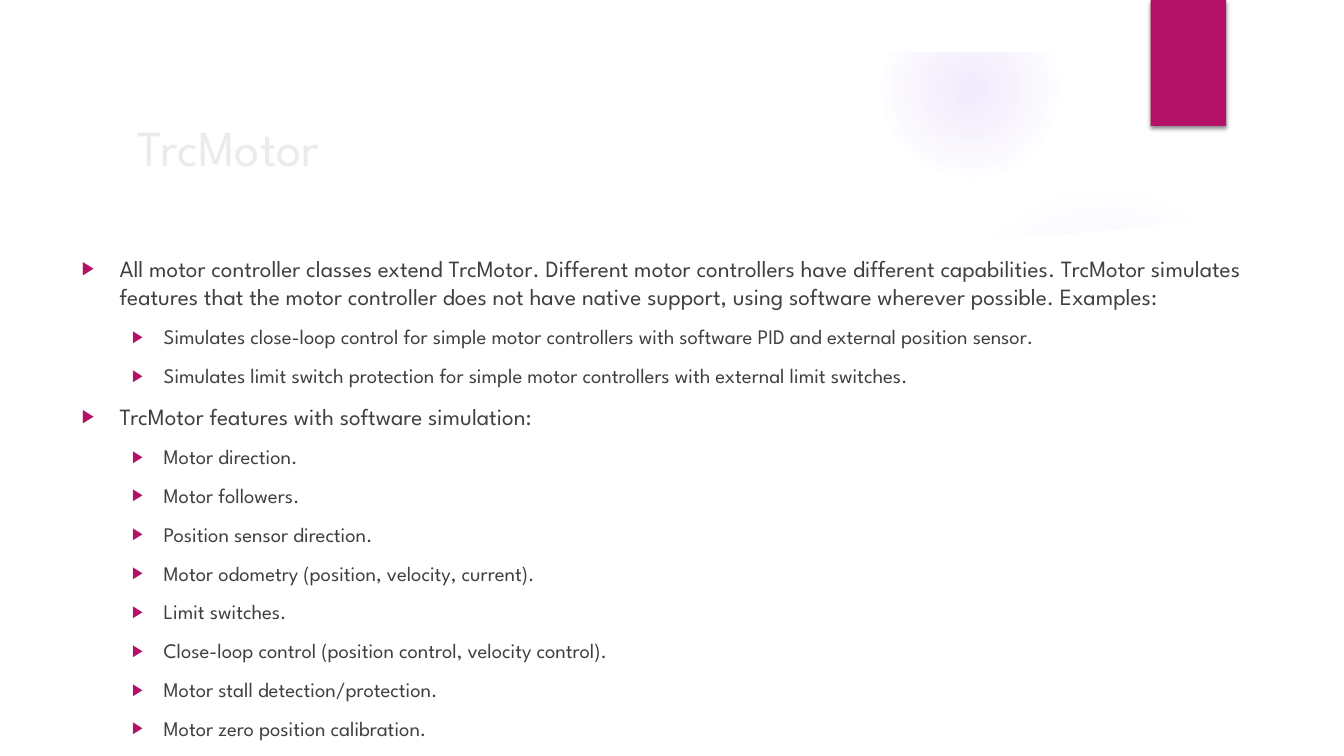
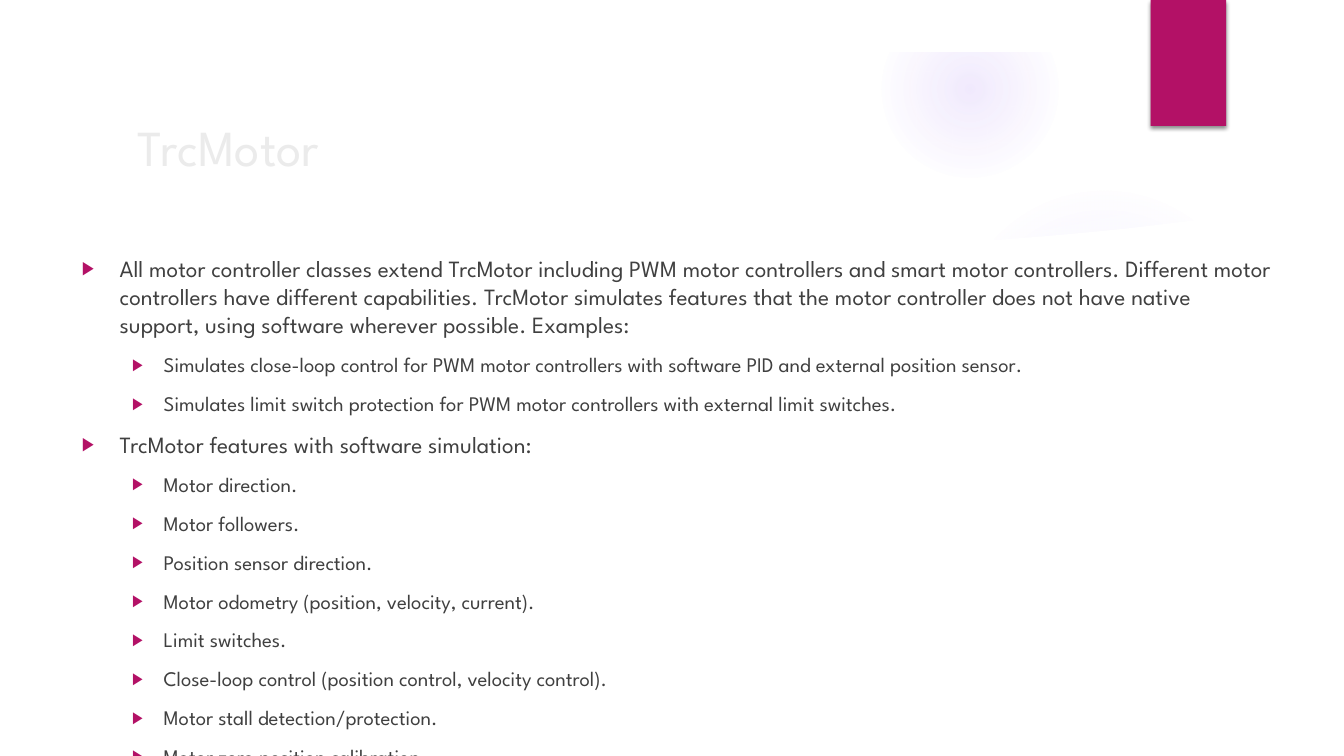
Before and after one commit to trc492/FrcProgrammingClass, a slide deck: slide 19 of Lesson2/BasicRobotComponents.pptx (slide 18 before the commit). Drawn at 1344x756 pixels with LibreOffice and Linux fonts; fonts in the diff are those of the drawing; background and template pictures are left out. Boxes give left, top, right and bottom in pixels: in the first picture for what was removed or moved away, otherwise in the second. Text is boxed around its words. In the diff, an @@ line names an element or a change of style, - is before the commit and + after.

```diff
--- a/Lesson2/BasicRobotComponents.pptx
+++ b/Lesson2/BasicRobotComponents.pptx
@@ text at bbox=[120, 260, 1270, 416]: text changed @@
-▶ All motor controller classes extend TrcMotor. Different motor controllers have different capabilities. TrcMotor simulates features that the motor controller does not have native support, using software wherever possible. Examples:
-  ▶ Simulates close-loop control for simple motor controllers with software PID and external position sensor.
-  ▶ Simulates limit switch protection for simple motor controllers with external limit switches.
+▶ All motor controller classes extend TrcMotor including PWM motor controllers and smart motor controllers. Different motor controllers have different capabilities. TrcMotor simulates features that the motor controller does not have native support, using software wherever possible. Examples:
+  ▶ Simulates close-loop control for PWM motor controllers with software PID and external position sensor.
+  ▶ Simulates limit switch protection for PWM motor controllers with external limit switches.
```
Also in this commit, not shown: 19 other slides changed, 12 slides added, 25 other files.
